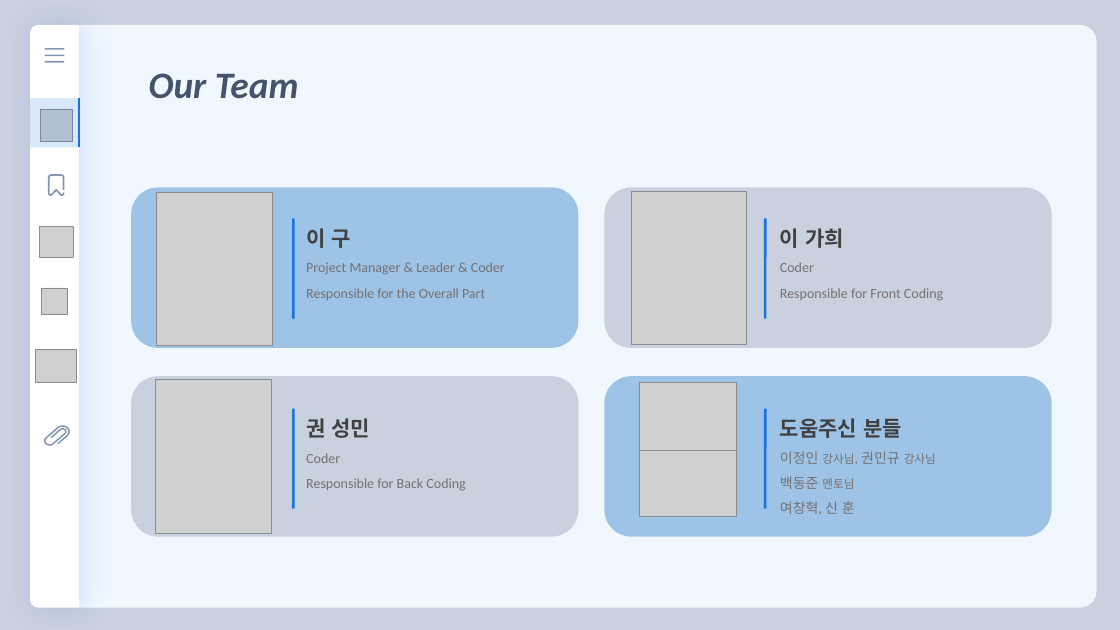
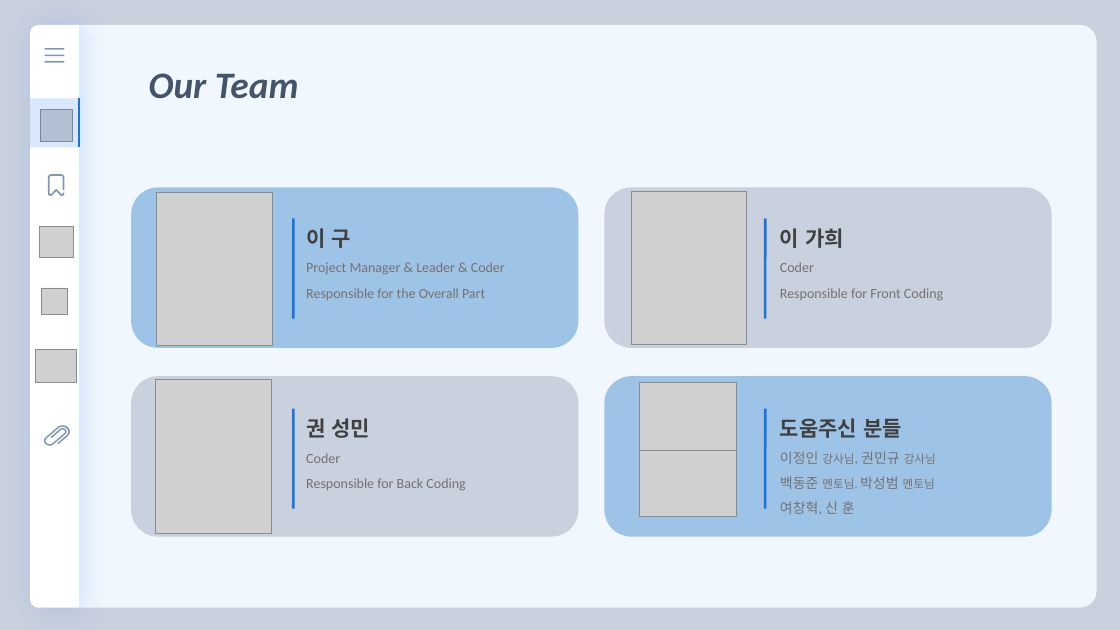
Before and after one commit to florentious/AutoGenerating_VariableName, a slide deck: slide 3 of Text/Presentation/presentation_ver0_91.pptm. Drawn at 1120x630 pixels with LibreOffice and Linux fonts; fonts in the diff are those of the drawing; grey boxes stand for pictures. Boxes give left, top, right and bottom in pixels: in the first picture for what was removed or moved away, otherwise in the second. Text is boxed around its words. In the diff, an @@ line names an element or a change of style, - is before the commit and + after.

```diff
--- a/Text/Presentation/presentation_ver0_91.pptm
+++ b/Text/Presentation/presentation_ver0_91.pptm
@@ text at box(780, 476, 935, 489): text changed; size 12 to 10 pt @@
-백동준 멘토님
+백동준 멘토님, 박성범 멘토님
```
Also in this commit, not shown: 4 other slides changed, 1 slide added, 3 other files.
